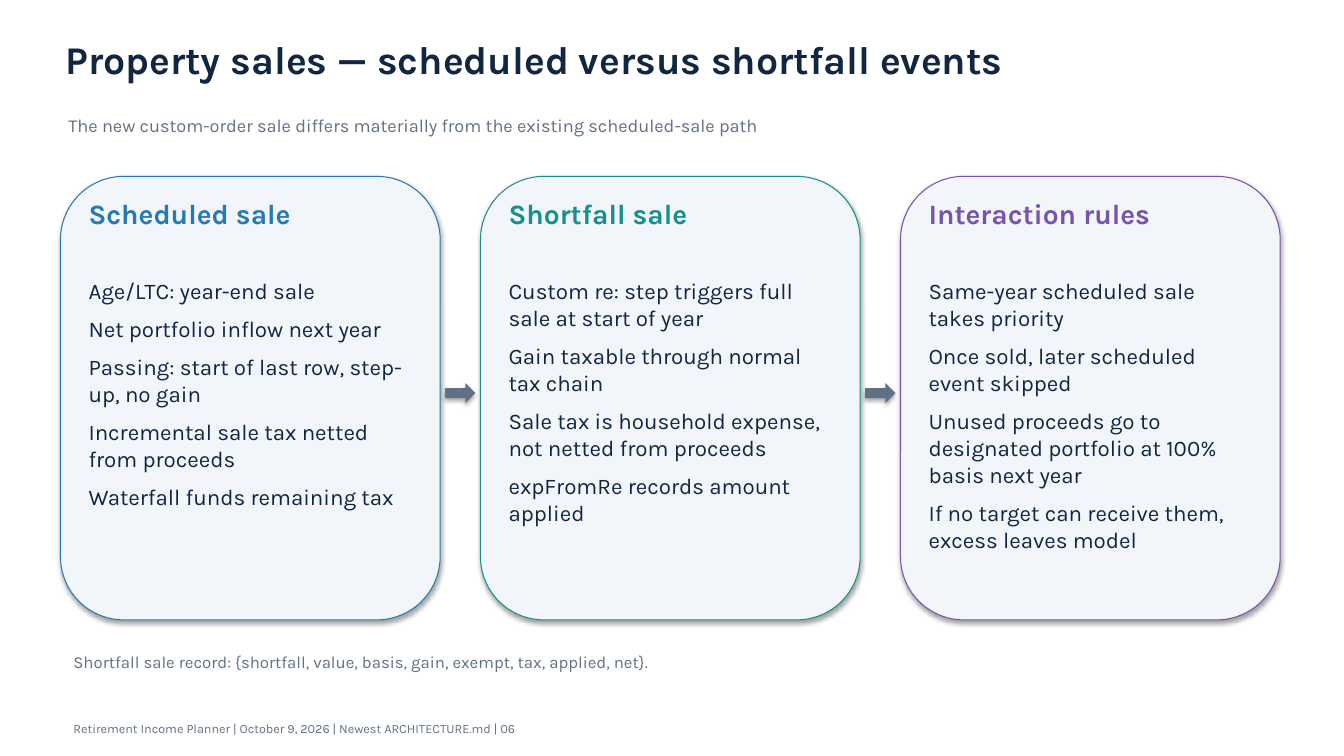
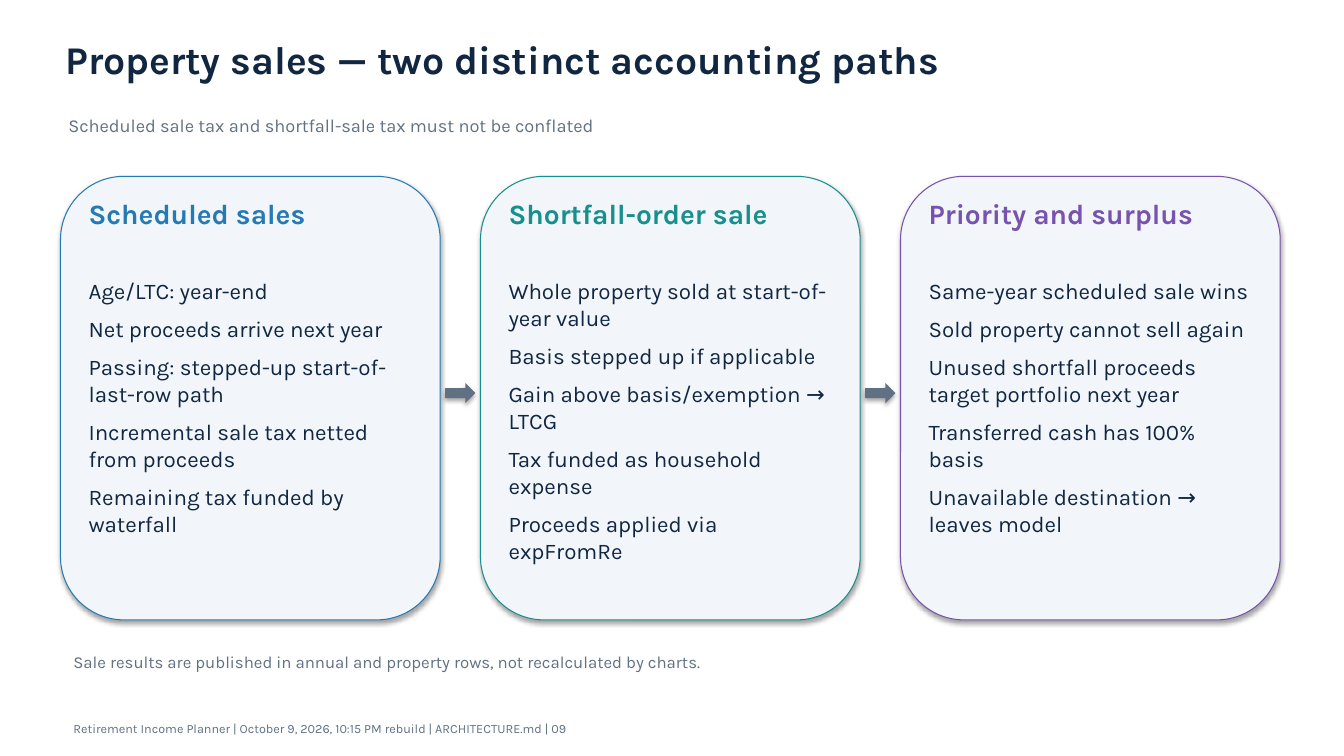
Before and after one commit to howardc64/retirefin, a slide deck: slide 9 of docs/retirement_income_planner_architecture.pptx (slide 6 before the commit). Drawn at 1344x756 pixels with LibreOffice and Linux fonts; fonts in the diff are those of the drawing. Boxes give left, top, right and bottom in pixels: in the first picture for what was removed or moved away, otherwise in the second. Text is boxed around its words. In the diff, an @@ line names an element or a change of style, - is before the commit and + after.

```diff
--- a/docs/retirement_income_planner_architecture.pptx
+++ b/docs/retirement_income_planner_architecture.pptx
@@ text at box(65, 46, 939, 84): text changed @@
-Property sales — scheduled versus shortfall events
+Property sales — two distinct accounting paths
@@ text at box(68, 119, 593, 132): text changed @@
-The new custom-order sale differs materially from the existing scheduled-sale path
+Scheduled sale tax and shortfall-sale tax must not be conflated
@@ text at box(89, 204, 305, 225): text changed @@
-Scheduled sale
+Scheduled sales
@@ text at box(509, 204, 768, 225): text changed @@
-Shortfall sale
+Shortfall-order sale
@@ text at box(929, 204, 1192, 231): text changed @@
-Interaction rules
+Priority and surplus
@@ text at box(89, 282, 386, 408): text changed @@
-Age/LTC: year-end sale
-Net portfolio inflow next year
-Passing: start of last row, step-up, no gain
+Age/LTC: year-end
+Net proceeds arrive next year
+Passing: stepped-up start-of-last-row path
@@ text at box(509, 283, 826, 565): text changed @@
-Custom re: step triggers full sale at start of year
-Gain taxable through normal tax chain
-Sale tax is household expense, not netted from proceeds
-expFromRe records amount applied
+Whole property sold at start-of-year value
+Basis stepped up if applicable
+Gain above basis/exemption → LTCG
+Tax funded as household expense
+Proceeds applied via expFromRe
@@ text at box(929, 283, 1248, 533): text changed @@
-Same-year scheduled sale takes priority
-Once sold, later scheduled event skipped
-Unused proceeds go to designated portfolio at 100% basis next year
-If no target can receive them, excess leaves model
+Same-year scheduled sale wins
+Sold property cannot sell again
+Unused shortfall proceeds target portfolio next year
+Transferred cash has 100% basis
+Unavailable destination → leaves model
@@ text at box(89, 489, 344, 533): text changed @@
-Waterfall funds remaining tax
+Remaining tax funded by waterfall
@@ text at box(73, 656, 700, 672): text changed @@
-Shortfall sale record: {shortfall, value, basis, gain, exempt, tax, applied, net}.
+Sale results are published in annual and property rows, not recalculated by charts.
@@ text at box(73, 724, 566, 734): text changed @@
-Retirement Income Planner | October 9, 2026 | Newest ARCHITECTURE.md | 06
+Retirement Income Planner | October 9, 2026, 10:15 PM rebuild | ARCHITECTURE.md | 09
```
Also in this commit, not shown: 11 other slides changed, 3 slides added, 3 slides removed, 4 other files.
